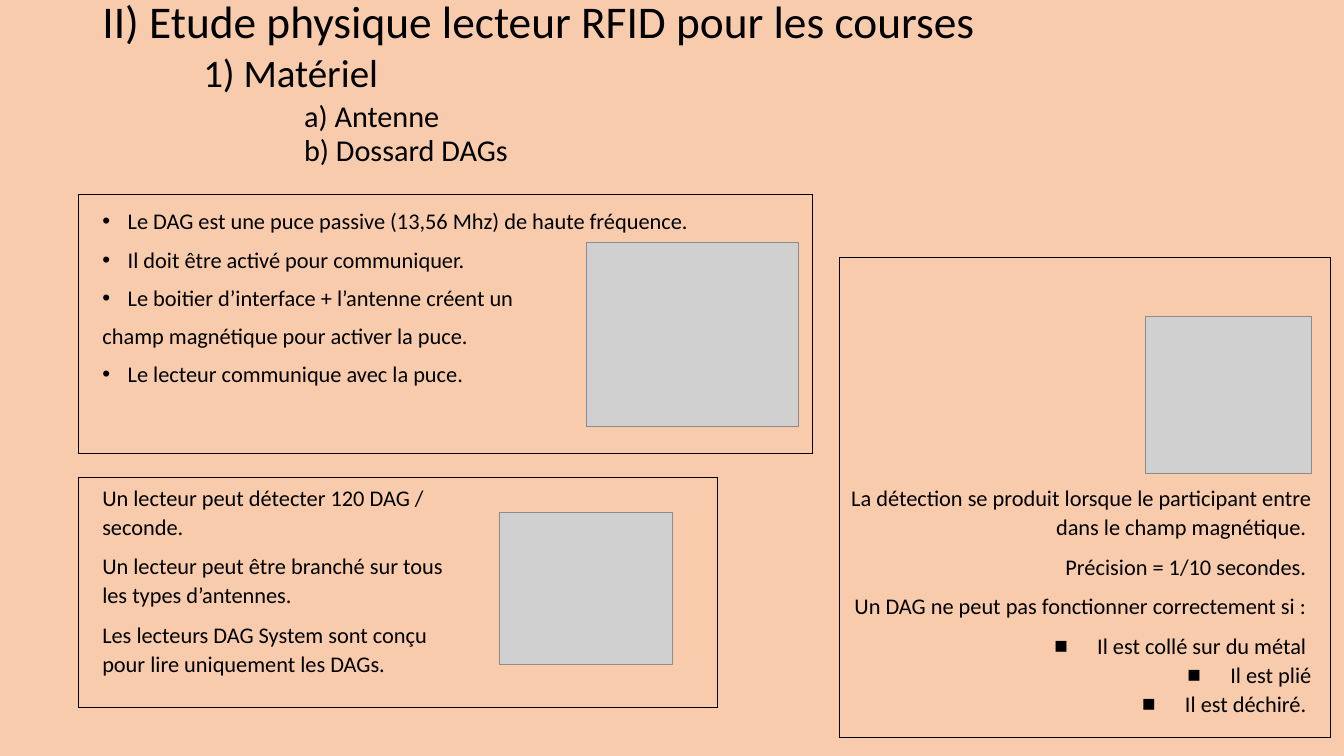
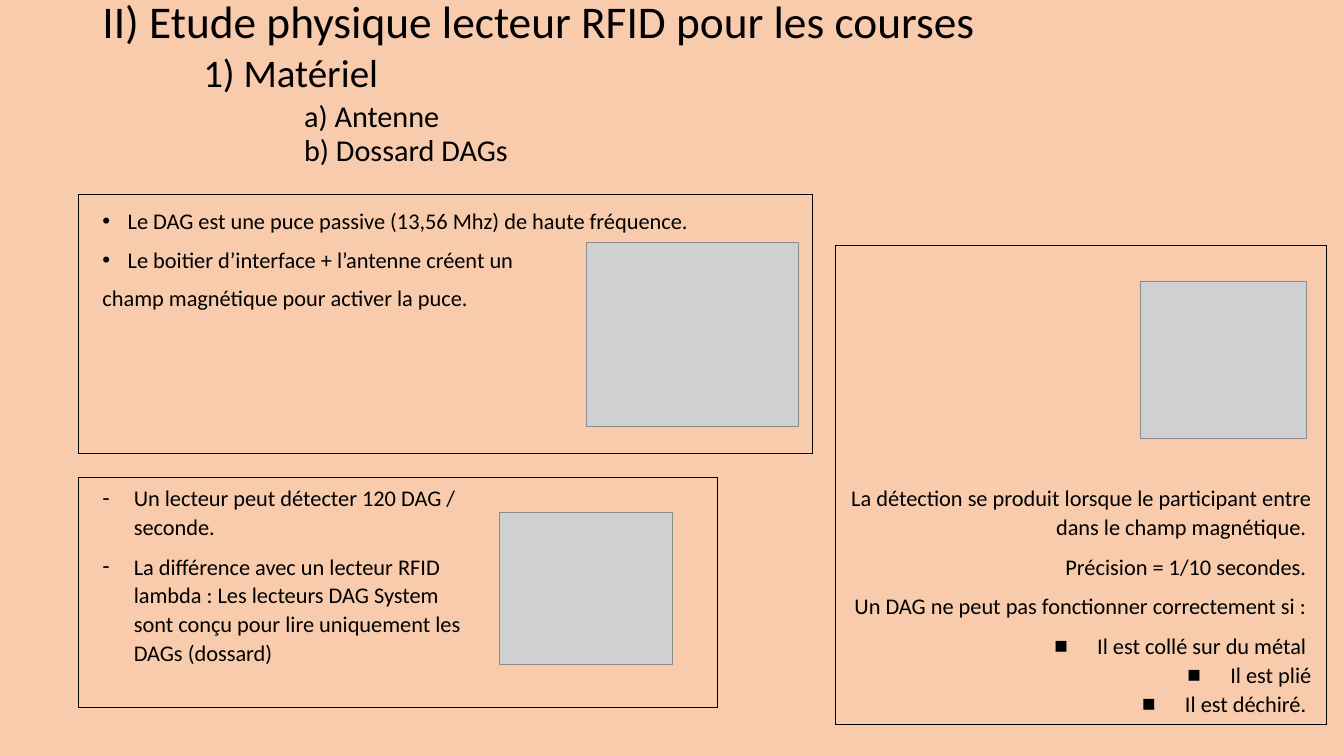
Before and after one commit to Maja2308/Projet_Cross, a slide deck: slide 29 of Diagrammes Communs/Presentation_Revue0.pptx (slide 28 before the commit). Drawn at 1344x756 pixels with LibreOffice and Linux fonts; fonts in the diff are those of the drawing; grey boxes stand for pictures. Boxes give left, top, right and bottom in pixels: in the first picture for what was removed or moved away, otherwise in the second. Text is boxed around its words. In the diff, an @@ line names an element or a change of style, - is before the commit and + after.

```diff
--- a/Diagrammes Communs/Presentation_Revue0.pptx
+++ b/Diagrammes Communs/Presentation_Revue0.pptx
@@ text at bbox=[128, 252, 464, 272]: paragraph removed @@
-• Il doit être activé pour communiquer.
@@ rectangle: place and size @@
-rectangle at bbox=[840, 258, 1331, 738]
+rectangle at bbox=[836, 245, 1327, 725]
@@ picture: place and size @@
-picture at bbox=[1145, 317, 1312, 474]
+picture at bbox=[1140, 281, 1307, 439]
@@ text at bbox=[128, 366, 463, 386]: paragraph removed @@
-• Le lecteur communique avec la puce.
@@ text at bbox=[134, 490, 441, 535]: bullet none to - @@
@@ text at bbox=[134, 559, 460, 664]: text changed @@
-Un lecteur peut être branché sur tous les types d’antennes.
-Les lecteurs DAG System sont conçu pour lire uniquement les DAGs.
+– La différence avec un lecteur RFID lambda : Les lecteurs DAG System sont conçu pour lire uniquement les DAGs (dossard)
```
Also in this commit, not shown: 3 other slides changed, 2 slides added, 1 slide removed, 1 other file.
